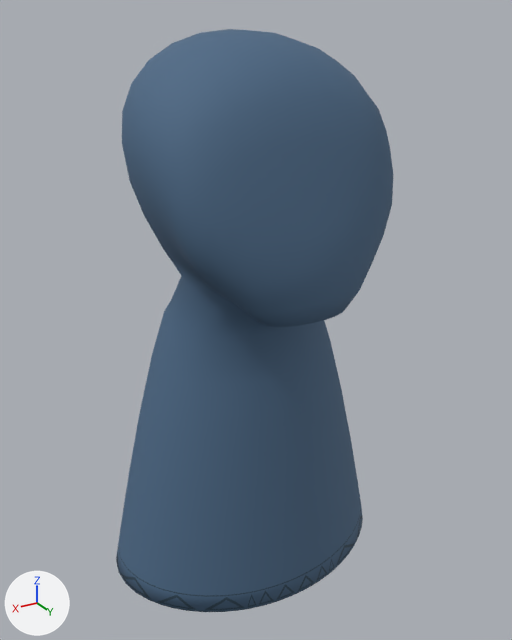
The glTF model assets/studies/traveller_drawing.glb as it was, and as the next commit left it.
The view is the same before and after, from a camera (50 mm lens) standing at (1.92, 3.31, 3.43) and looking at (-0.05, 0.02, 1.78). Lighting does not change. The marker at lower left points along +X, +Y and +Z. The picture after the commit comes second. Vertices at exactly the same position are counted once.

In view in the first picture: 'Garment'.
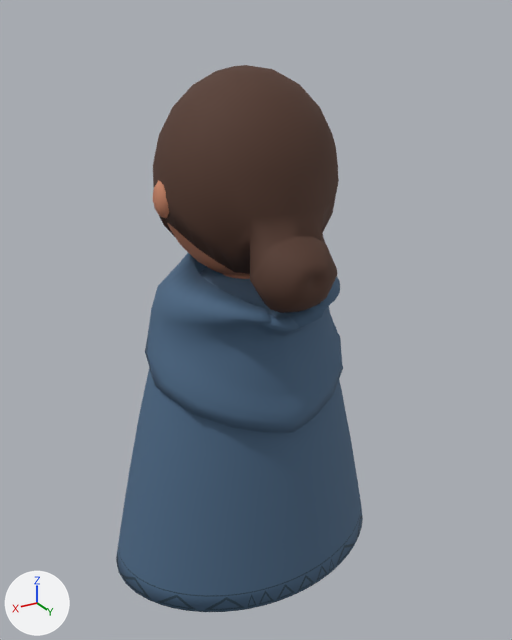
The newer file adds a shape key; the second version is drawn at full value of the shape key 'HoodLowered' of 'Garment', and the change is written as the vertex moves it makes.

Boxes (x1, y1, x2, y2) around the edits, measured in the pictures (512 x 640 px; the box of a moved part takes in the faces that stretch with it):
```json
{"object": "Garment", "change": "reshaped", "before": [116, 29, 393, 612], "after": [116, 253, 363, 612], "on screen": "11% narrower, 38% shorter"}
{"part": 1, "of": "me_garment", "change": "moved or reshaped", "before": [122, 29, 393, 327], "after": [145, 253, 343, 433]}
{"object": "Hair", "change": "unchanged, uncovered by the edit", "after": [153, 65, 339, 313]}
{"object": "Body", "change": "unchanged, uncovered by the edit", "after": [153, 180, 277, 312]}
```

Scene script edits in JSON lines:
```json
{"block": "me_garment", "where": "# used by ob_garment; parent = ob_travellerdrawing; location = (0.0, 0.0, 0.0)"}
{"op": "remove", "block": "me_garment", "code": "me_garment.from_pydata(...)  # 1456 vertices, 2912 faces; spans x -0.88..0.88, y -0.67..0.75, z 0.19..3.36"}
{"op": "add", "block": "me_garment", "code": "me_garment.from_pydata(...)  # 1456 vertices, 2912 faces; spans x -0.88..0.88, y -0.67..0.59, z 0.19..2.23"}
{"block": "me_garment", "change": "me_garment part 1: 648 of 1456 vertices moved; they spanned x -0.69..0.69, y -0.49..0.75, z 1.99..3.36 and now span x -0.62..0.62, y -0.42..0.56, z 1.3..2.23; mean shift (0.0, 0.09, -0.76); largest move (0.0, -0.31, 3.32) -> (0.0, 0.49, 1.43)"}
```
